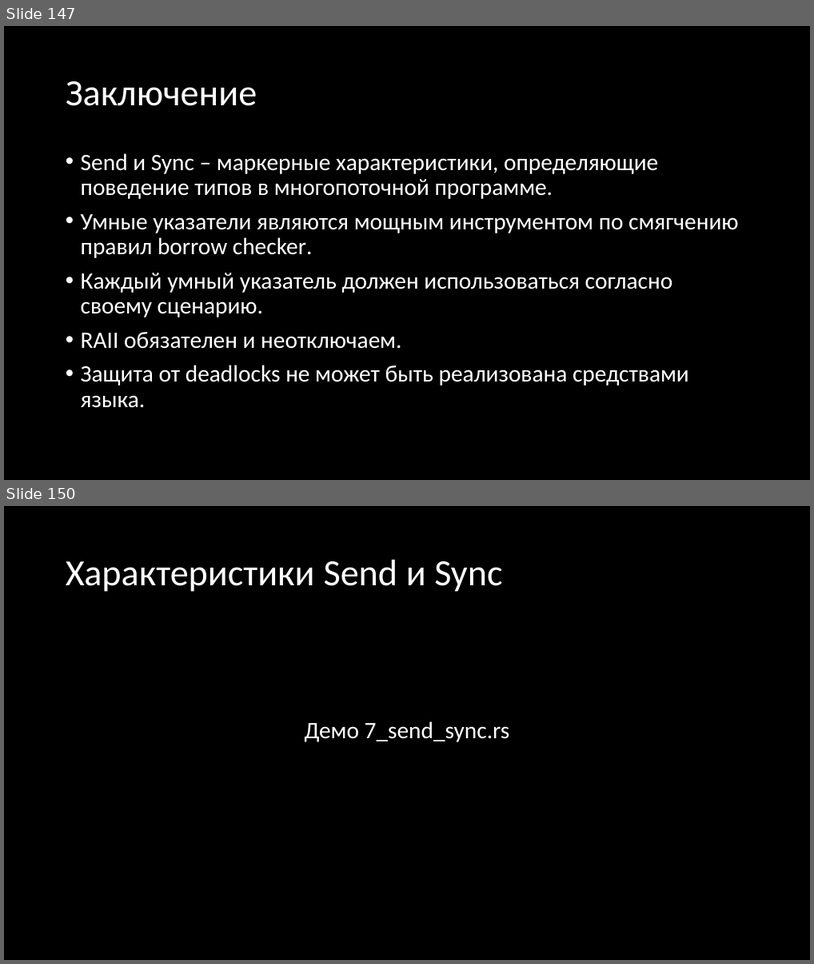
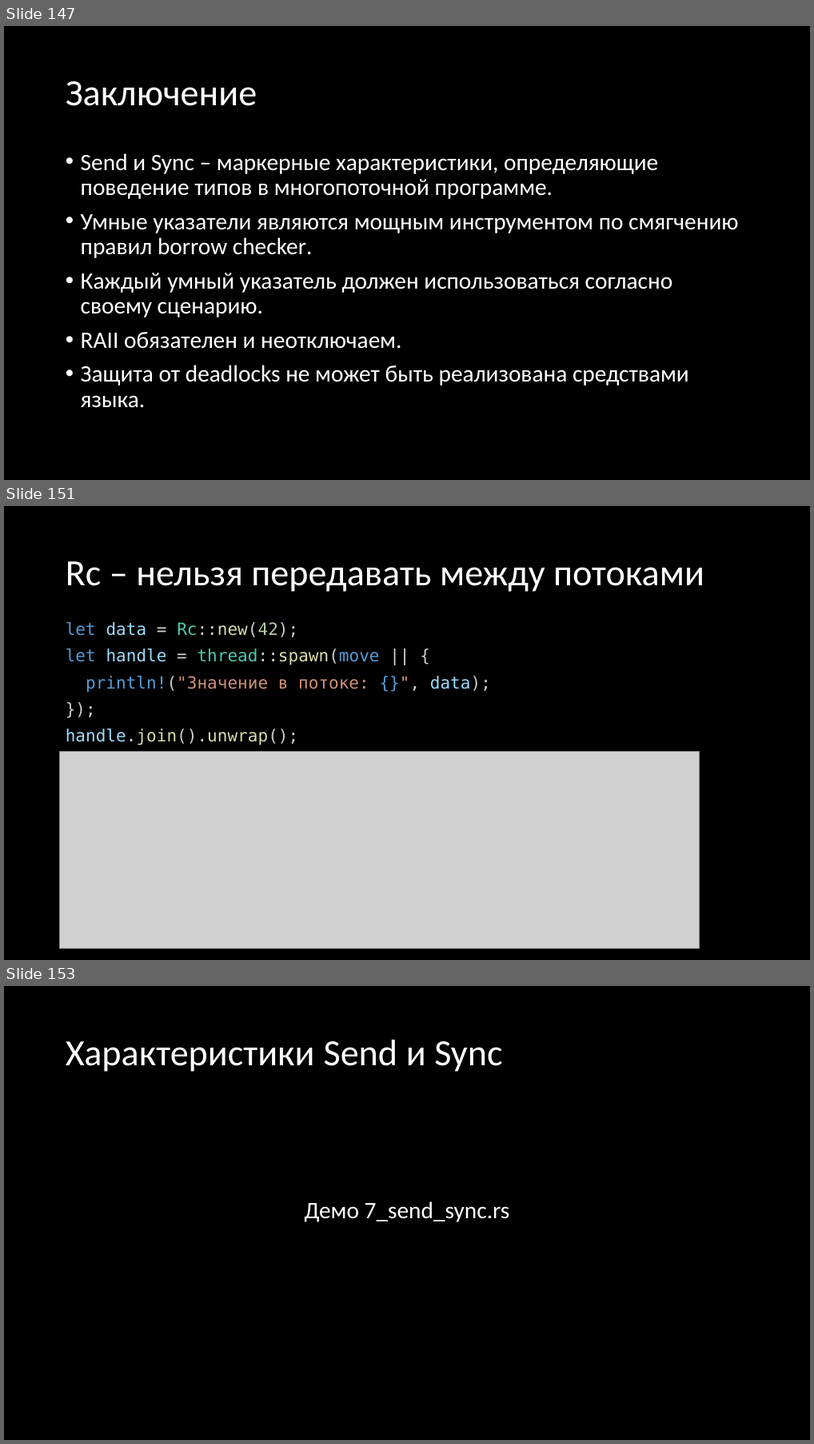
Before and after one commit to Gordon01/learn-rust, a slide deck: keynotes/Rust 2024.pptx. Shown one above the other, each under a label of ours: slides 147 and 150 before the commit, slides 147, 151 and 153 after it; the slides between them are not shown. The pictures are 814x964 and 814x1444 pixels, drawn with LibreOffice and Linux fonts; fonts in the diff are those of the drawing; grey boxes stand for pictures. Boxes give left, top, right and bottom in pixels: in the first picture for what was removed or moved away, otherwise in the second. Text is boxed around its words. In the diff, an @@ line names an element or a change of style, - is before the commit and + after.

```diff
--- a/keynotes/Rust 2024.pptx
+++ b/keynotes/Rust 2024.pptx
@@ slide 151 added at <box>4,506,810,960</box>, background #000000 @@
@@ title added at <box>66,561,705,592</box>, 44 pt, text #FFFFFF @@
+Rc – нельзя передавать между потоками
@@ text added at <box>66,622,491,745</box>, 20 pt, text #569CD6 @@
+let data = Rc::new(42);
+let handle = thread::spawn(move || {
+println!("Значение в потоке: {}", data);
+});
+handle.join().unwrap();
@@ picture added at <box>60,751,700,948</box> @@
@@ what was slide 150 is now slide 153 @@
```
Also in this commit, not shown: 10 slides changed, 4 other slides added.
